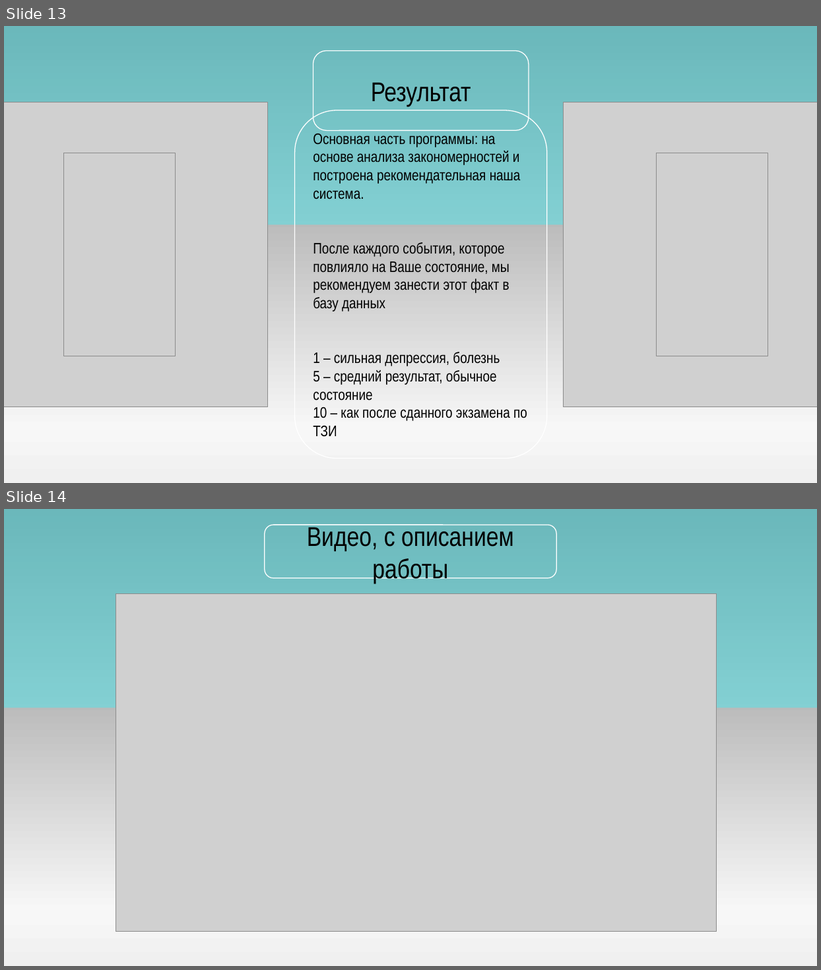
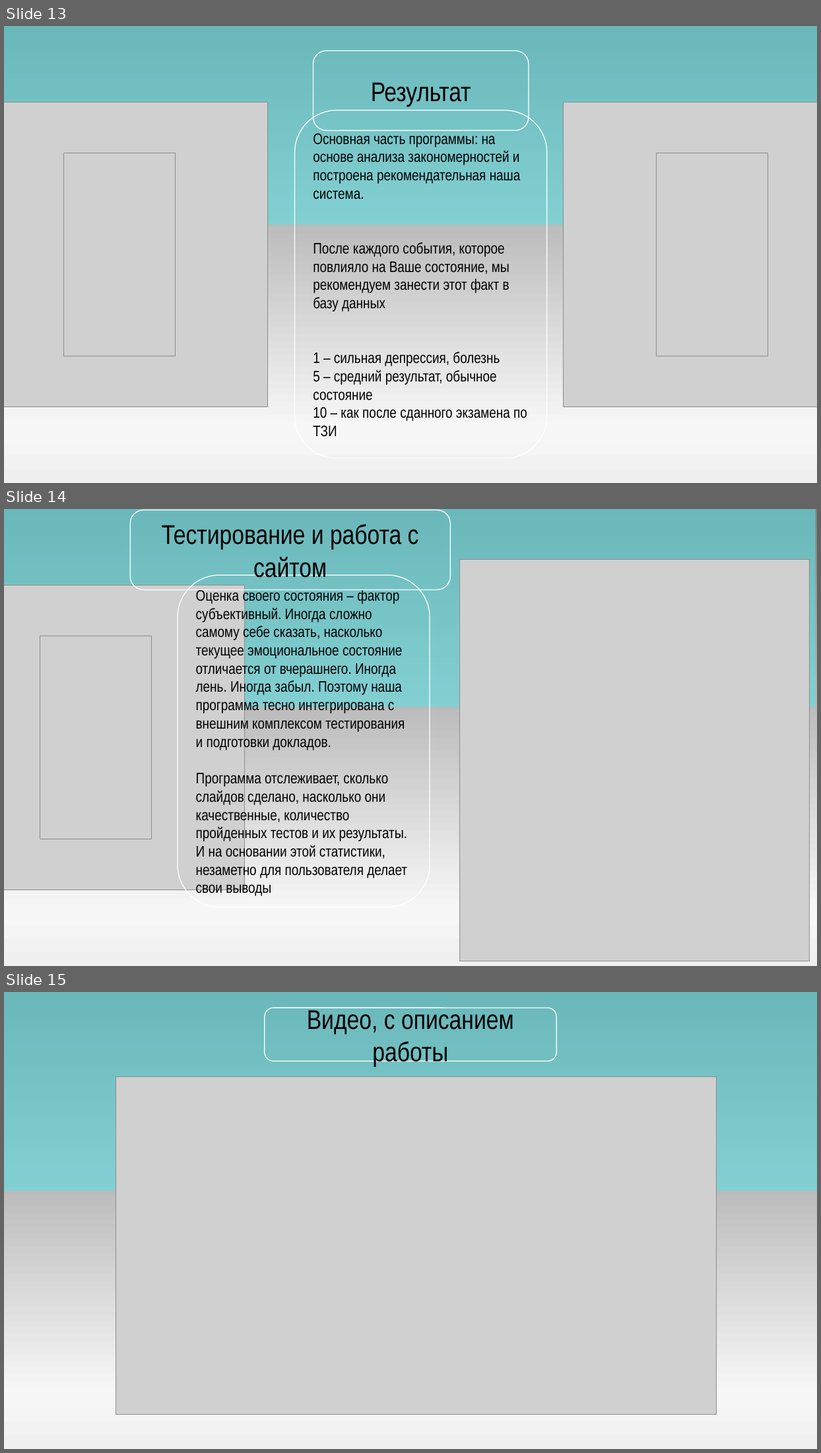
Before and after one commit to steelfeet/iNPPK, a slide deck: presentations/Рекомендательная система для студентов (окончательная).pptx. Shown one above the other, each under a label of ours: slides 13 and 14 before the commit, slides 13, 14 and 15 after it. The pictures are 821x970 and 821x1453 pixels, drawn with LibreOffice and Linux fonts; fonts in the diff are those of the drawing; grey boxes stand for pictures. Boxes give left, top, right and bottom in pixels: in the first picture for what was removed or moved away, otherwise in the second. Text is boxed around its words. In the diff, an @@ line names an element or a change of style, - is before the commit and + after.

Commit message:
Презентация с сайтом

```diff
--- a/presentations/Рекомендательная система для студентов (окончательная).pptx
+++ b/presentations/Рекомендательная система для студентов (окончательная).pptx
@@ slide 14 added at (4, 509, 817, 966), background gradient #808080 to #F8F8F8 to #F1F1F1 @@
@@ rectangle added at (4, 509, 815, 707), fill #5CE1E6 at 58% opacity @@
@@ rounded rectangle added at (130, 510, 451, 590), outline #FFFFFF 1 pt, 32 pt, text #000000 @@
+Тестирование и работа с сайтом
@@ picture added at (460, 560, 811, 962) @@
@@ picture added at (4, 586, 245, 891) @@
@@ rounded rectangle added at (178, 575, 430, 908), outline #FFFFFF 1 pt, 18 pt, text #000000 @@
+Оценка своего состояния – фактор субъективный. Иногда сложно самому себе сказать, насколько текущее эмоциональное состояние отличается от вчерашнего. Иногда лень. Иногда забыл. Поэтому наша программа тесно интегрирована с внешним комплексом тестирования и подготовки докладов.
+Программа отслеживает, сколько слайдов сделано, насколько они качественные, количество пройденных тестов и их результаты. И на основании этой статистики, незаметно для пользователя делает свои выводы
@@ picture added at (40, 636, 151, 839) @@
@@ what was slide 14 is now slide 15 @@
```
Also in this commit, not shown: 1 other file.
